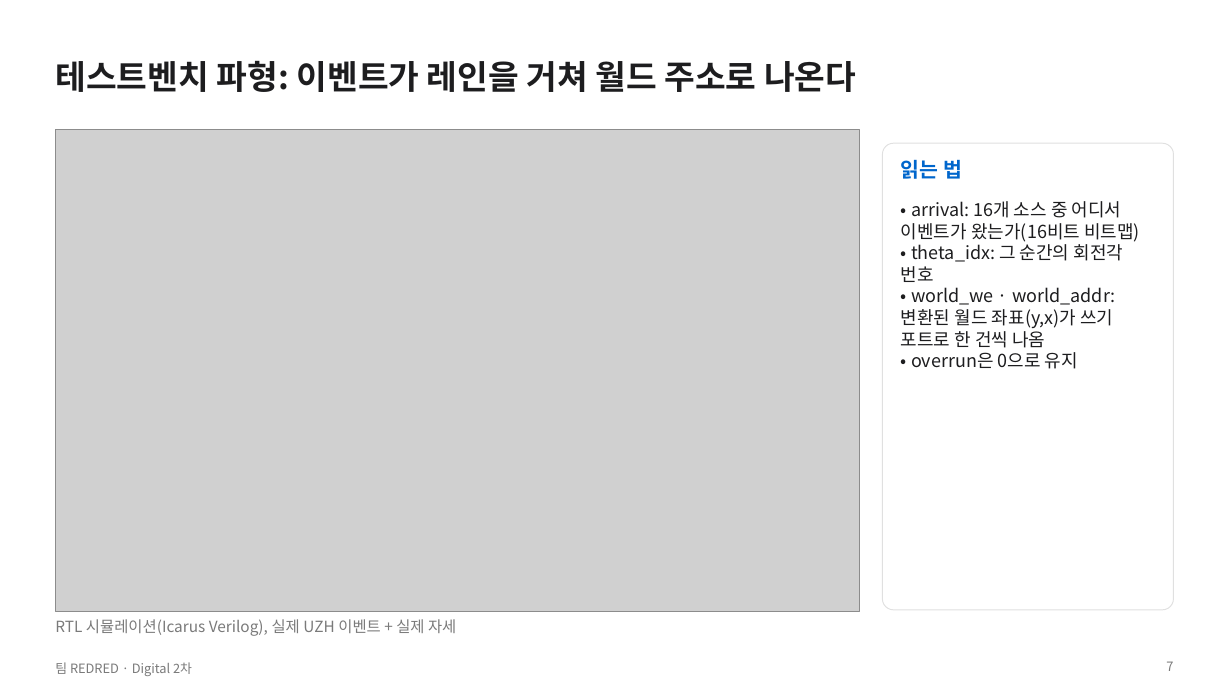
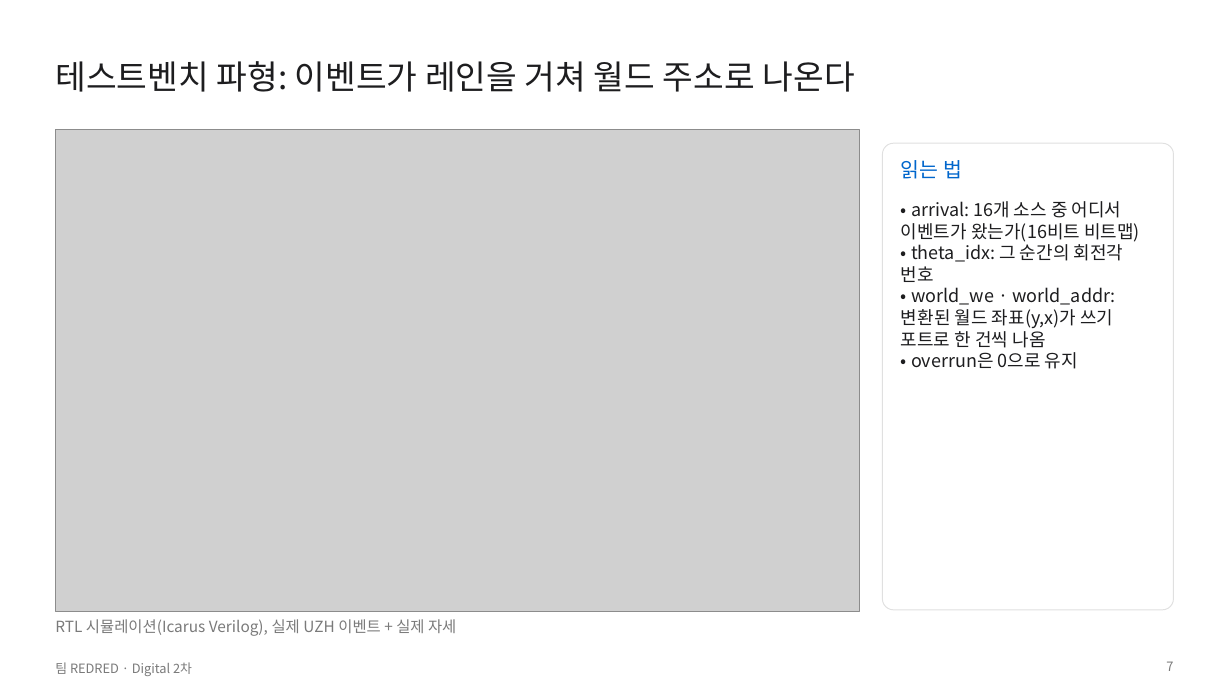
Before and after one commit to GangHeeJo/AI-SEMI, a slide deck: slide 7 of submission/REDRED_2차_발표자료.pptx. Drawn at 1232x693 pixels with LibreOffice and Linux fonts; fonts in the diff are those of the drawing; grey boxes stand for pictures. Boxes give left, top, right and bottom in pixels: in the first picture for what was removed or moved away, otherwise in the second. Text is boxed around its words. In the diff, an @@ line names an element or a change of style, - is before the commit and + after.

```diff
--- a/submission/REDRED_2차_발표자료.pptx
+++ b/submission/REDRED_2차_발표자료.pptx
@@ text "테스트벤치 파형: 이벤트가 레인을 거쳐 ..." at (55,61,854,92): bold off @@
@@ text "읽는 법" at (901,160,962,179): bold off @@
```
Also in this commit, not shown: 18 other slides changed, 23 other files.
